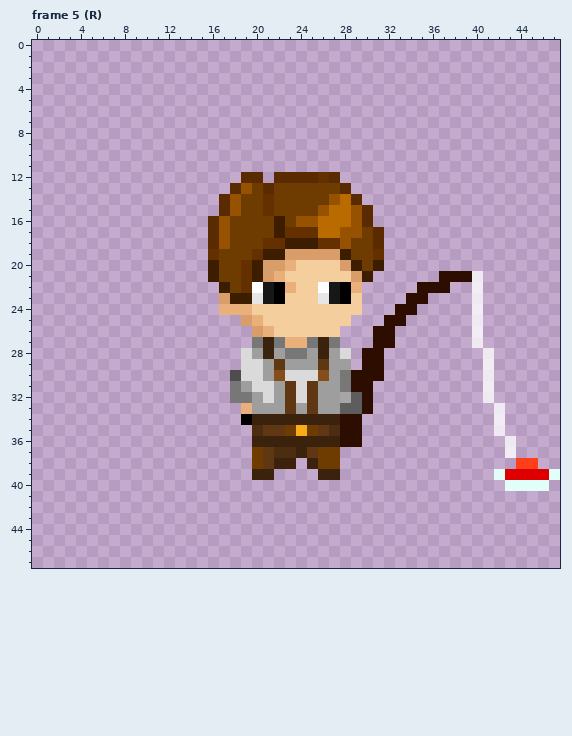
Pixel-art file, stored at Skins/Default.aseprite. This is how it looked before the edit.
48x48 pixels, 176 frames. Colours within 5 levels of each other are drawn and written as one. Shown: frame 5 (R). The commit also changed other frames, which this record leaves out.
New version:
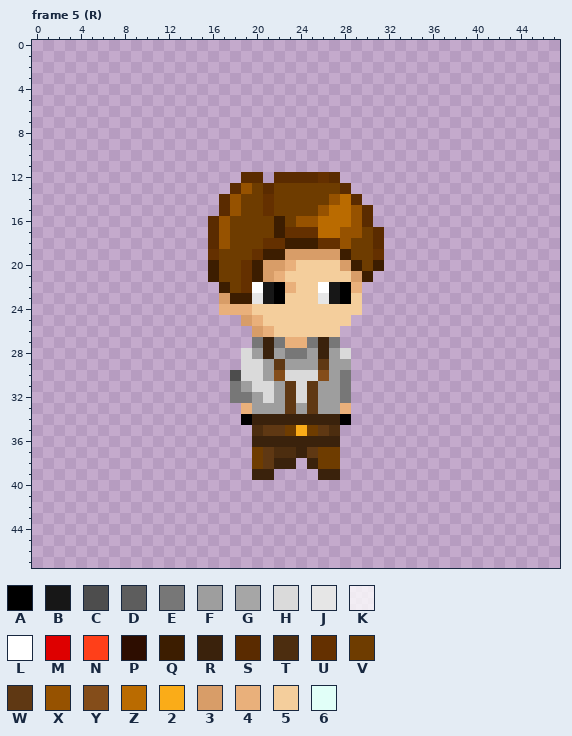
Palette (. is transparent): A #000000  B #171717  C #4d4d4d  D #5d5d5d  E #777777  F #9e9e9e  G #a6a6a6  H #dadada  J #e6e6e6  K #ffffffc8  L #ffffff  M #de0000  N #ff3f19  P #2d0d00  Q #3c1d00  R #3a220c  S #5a2b00  T #4c2d0f  U #643000  V #6e3c00  W #5f3813  X #965200  Y #844d1a  Z #ba6b00  2 #faac18  3 #d89d68  4 #e9b07b  5 #f4ce9c  6 #e1fff8
Edits made:
layer "Fishing rod" now hidden
Frame 5 (R):
Colour 4 replaces colour D in row 33 at x 28.
Colour A replaces colour P in row 34 at x 28.
Colour E replaces colour G in row 32 at x 28.
Colour 6 is gone in row 39 at x 42 and 47; in row 40 at x 43 to 46.
Colour D is gone in rows 32 to 33 at x 29.
Colour K is gone in rows 21 to 27 at x 40; in rows 28 to 32 at x 41; in rows 33 to 35 at x 42; in rows 36 to 37 at x 43.
Colour M is gone in row 39 at x 43 to 46.
Colour N is gone in row 38 at x 44 to 45.
Colour P is gone in row 21 at x 37 to 39; in row 22 at x 35 to 37; in row 23 at x 34 to 35; in row 24 at x 33 to 34; in row 25 at x 32 to 33; in rows 26 to 27 at x 31 to 32.
Colour P is gone in rows 28 to 29 at x 30 to 31; in row 30 at x 29 to 31; in row 31 at x 29 to 30; in rows 32 to 33 at x 30; in row 34 at x 29; in rows 35 to 36 at x 28 to 29.
